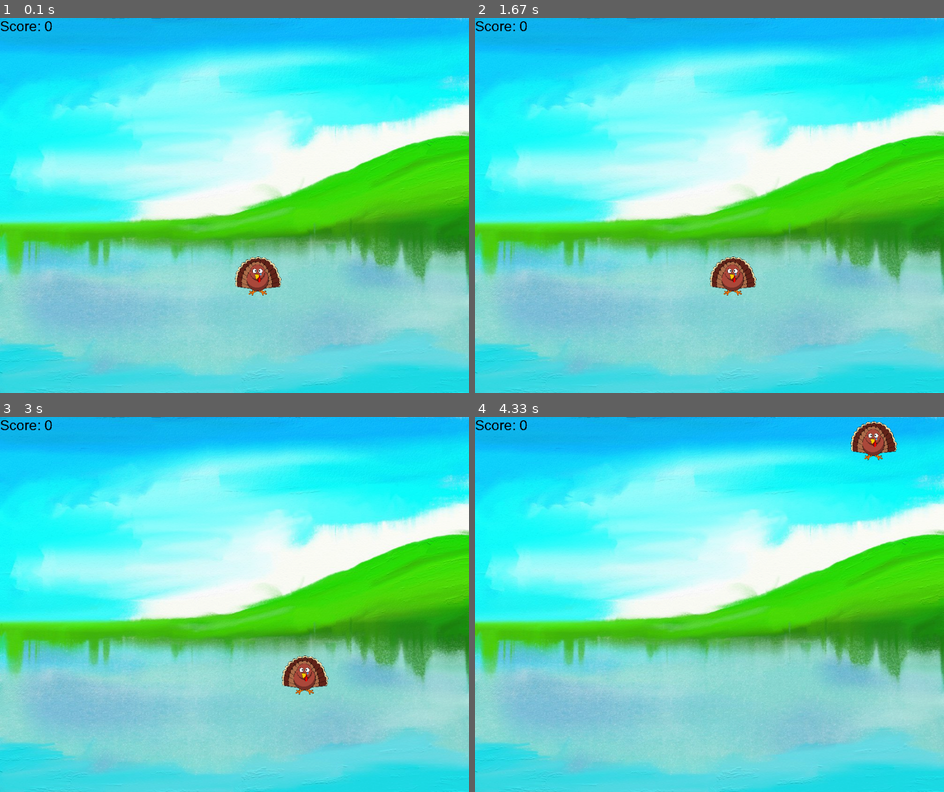
Above: before the commit, frames 1-4 (two rows, left to right).
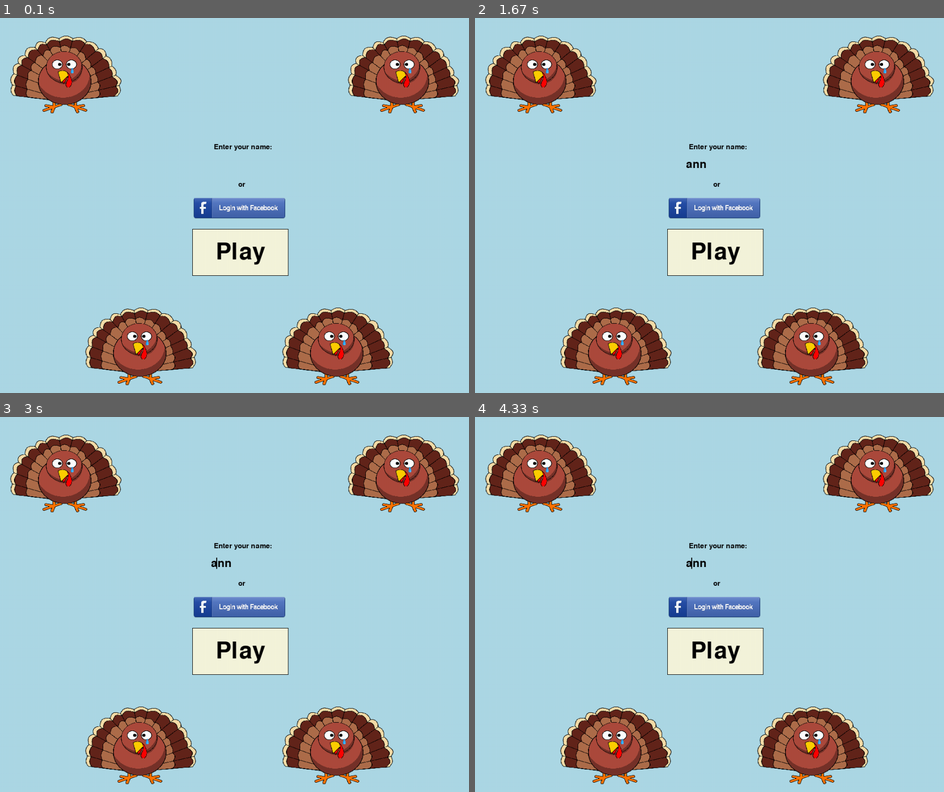
Above: after the commit, the same moments.

Repository: Utsal20/Turkills-Hackathon
Game: pygame game, started from z_like_main_main_file.py
Same seed, same stepped clock (60 frames per second), same inputs: the game is played once before the commit and once after it.
Inputs:
- Up to frame 1 (0.1 s): no input
- Up to frame 2 (1.67 s): type "ann" at 0.33 s; tap Enter at 0.67 s; hold Right 0.88-1.35 s; hold Right from 1.43 s (still down)
- Up to frame 3 (3 s): release Right at 1.9 s; hold Left 1.93-2.47 s; hold Left 2.5-2.9 s; hold Right from 2.93 s (still down)
- Up to frame 4 (4.33 s): release Right at 3.57 s; hold Left 3.6-4.07 s; hold Right from 4.1 s (still down)

The runs differ from the first frame. In frame 1, 96% of the frame differs, in the area x 0-100%, y 0-100%; in frame 2, 96%; in frame 3, 96%; in frame 4, 96%.

Commit message:
update :)

Diff:
--- a/Turckeys.py
+++ b/Turckeys.py
@@ -62,31 +62,38 @@
 pygame.display.set_caption("Guru's Turkeys")
 done = False
 
-# gameloop
-while not done:
-    events = pygame.event.get()
-    for event in events:
-        if event.type == pygame.QUIT:
-            done = True
-        name = textinput.get_text()
+def startscreen():
+    global done
+    global name
+    # gameloop
+    while not done:
+        events = pygame.event.get()
+        for event in events:
+            if event.type == pygame.QUIT:
+                done = True
+            name = textinput.get_text()
 
-    screen.fill((173, 216, 230))
-    #turkeys
-    turkey = pygame.transform.scale(get_image('turkey.png'), (240, 200))
-    screen.blit(turkey, (20, 20))
-    screen.blit(turkey, (180, 600))
-    screen.blit(turkey, (600, 600))
-    screen.blit(turkey, (740, 20))
+        screen.fill((173, 216, 230))
+        #turkeys
+        turkey = pygame.transform.scale(get_image('turkey.png'), (240, 200))
+        screen.blit(turkey, (20, 20))
+        screen.blit(turkey, (180, 600))
+        screen.blit(turkey, (600, 600))
+        screen.blit(turkey, (740, 20))
 
-    #buttons
-    button("Play", 410,450,205,100,white,gold,50)
-    fb(400,360,220,90)
+        #buttons
+        button("Play", 410,450,205,100,white,gold,50)
+        fb(400,360,220,90)
 
-    # name
-    text("Enter your name: ", 400, 250, 240, 50, 15)
-    text("or", 490, 330, 50, 50, 15)
-    textinput.update(events)
-    screen.blit(textinput.get_surface(), (450, 300))
+        # name
+        text("Enter your name: ", 400, 250, 240, 50, 15)
+        text("or", 490, 330, 50, 50, 15)
+        textinput.update(events)
+        screen.blit(textinput.get_surface(), (450, 300))
 
-    pygame.display.flip()
-    #clock.tick(60)
+        pygame.display.flip()
+        #clock.tick(60)
+
+
+if __name__ == '__main__':
+    startscreen()
--- a/highscores.txt
+++ b/highscores.txt
@@ -10,3 +10,4 @@
 name - 0
 name - 0
 name - 0
+name - 0
--- a/z_like_main_main_file.py
+++ b/z_like_main_main_file.py
@@ -1,6 +1,7 @@
+from Turckeys import startscreen
 from turkeykiller import playgame
 
-#turckeys()
+startscreen()
 
 playgame()
 print('done')
